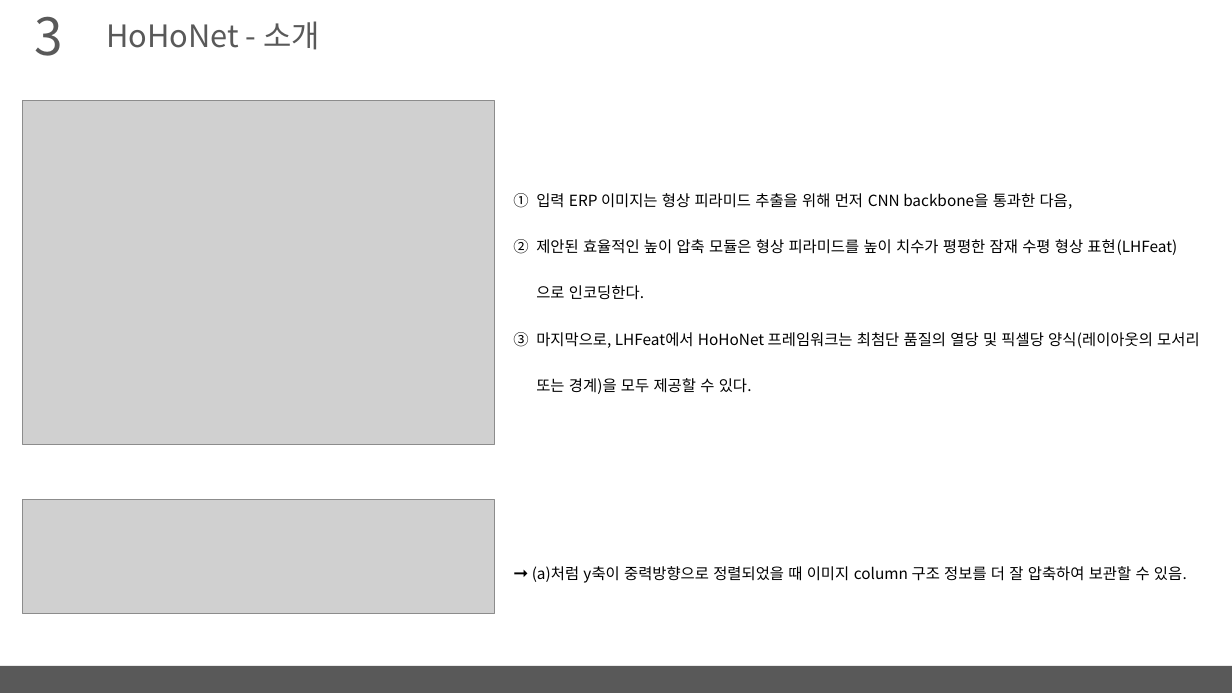
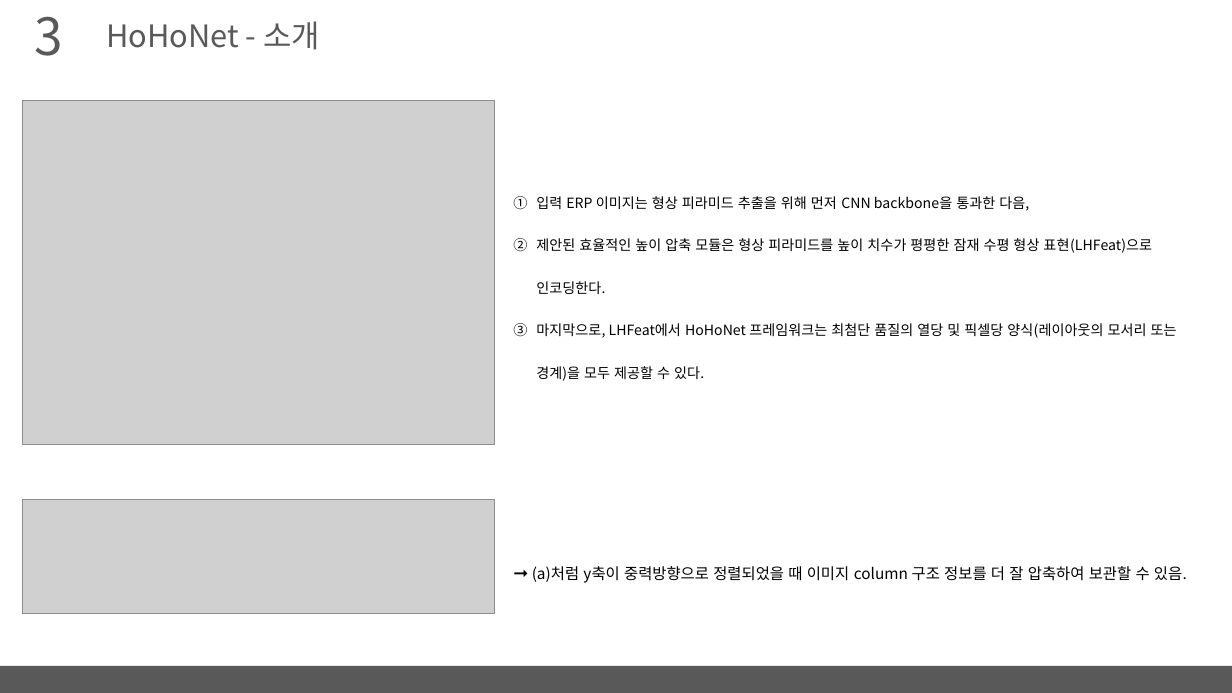
Before and after one commit to arittung/3D_Room_Layout_estimation, a slide deck: slide 8 of LayoutNet-HorizonNet-HoHoNet 정리.pptx (slide 7 before the commit). Drawn at 1232x693 pixels with LibreOffice and Linux fonts; fonts in the diff are those of the drawing; grey boxes stand for pictures. Boxes give left, top, right and bottom in pixels: in the first picture for what was removed or moved away, otherwise in the second. Text is boxed around its words. In the diff, an @@ line names an element or a change of style, - is before the commit and + after.

```diff
--- a/LayoutNet-HorizonNet-HoHoNet 정리.pptx
+++ b/LayoutNet-HorizonNet-HoHoNet 정리.pptx
@@ text "입력 ERP 이미지는 형상 피라미드 ..." at (536, 196, 1177, 381): size 12 to 11 pt @@
```
Also in this commit, not shown: 9 other slides changed, 1 slide added, 1 other file.
